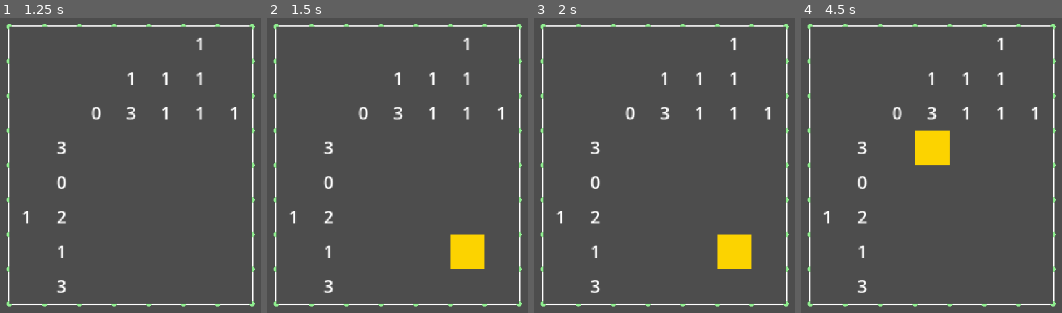
Above: before the commit, frames 1-4 (left to right).
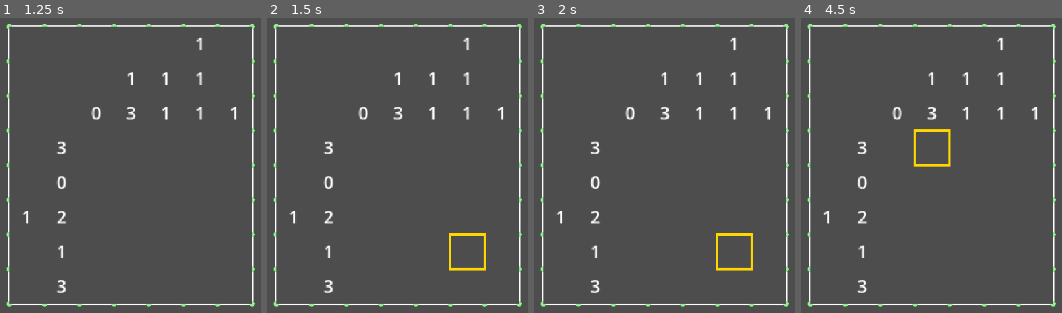
Above: after the commit, the same moments.

Repository: kennethbchen/Medical-Malpicross-Game
Game: Godot game, scene res://scenes/game.tscn
Two runs of this game, one before a commit and one after it. Both use one fixed random seed, a clock stepped at 60 frames per second and the inputs below.
Inputs (mouse positions are in pixels of both pictures, inside the frame that each line leads up to):
- Up to frame 1 (1.25 s): move the mouse to (outside the picture) at 0.52 s; press the mouse at (outside the picture) at 0.53 s
- Up to frame 2 (1.5 s): move the mouse to (481, 239) at 1.27 s; release the mouse at (481, 239) at 1.28 s; right-click (481, 239) at 1.35 s
- Up to frame 3 (2 s): no input
- Up to frame 4 (4.5 s): move the mouse to (outside the picture) at 2.02 s; press the mouse at (outside the picture) at 2.03 s; tap Enter at 2.75, 4.25 s; move the mouse to (outside the picture) at 2.77 s; release the mouse at (outside the picture) at 2.78 s; right-click (outside the picture) at 2.85 s; tap Space at 3.5 s; move the mouse to (outside the picture) at 3.52 s; press the mouse at (outside the picture) at 3.53 s; move the mouse to (934, 147) at 4.27 s; release the mouse at (934, 147) at 4.28 s; right-click (934, 147) at 4.35 s

Frame 1 is identical in both runs. In frame 2, 1.7% of the frame differs, in the area x 69-84%, y 72-86%; in frame 3, 1.7%; in frame 4, 1.7%.

Commit message:
Made cursor hollow rectangle

Diff:
--- a/scenes/game.tscn
+++ b/scenes/game.tscn
@@ -1,10 +1,11 @@
-[gd_scene load_steps=7 format=3 uid="uid://hwsx8i5h37ma"]
+[gd_scene load_steps=8 format=3 uid="uid://hwsx8i5h37ma"]
 
 [ext_resource type="Script" uid="uid://cn331p8wooovl" path="res://scripts/simulation/point_grid.gd" id="1_uwrxv"]
 [ext_resource type="Script" uid="uid://clnv3gpmlj01o" path="res://scripts/puzzle_grid.gd" id="1_yqjtg"]
 [ext_resource type="Script" uid="uid://1kiapugm7kgr" path="res://scripts/util/debug_commands.gd" id="3_lnu2h"]
 [ext_resource type="Script" uid="uid://s5lgnr5qn5q2" path="res://scripts/resources/grid_mesh.gd" id="4_lbhrr"]
 [ext_resource type="Script" uid="uid://dra4lijujrmwu" path="res://scripts/puzzle_viewport.gd" id="5_p57ef"]
+[ext_resource type="Script" uid="uid://cdsemgxjyhjng" path="res://scripts/cursor.gd" id="6_p57ef"]
 
 [sub_resource type="ViewportTexture" id="ViewportTexture_iywne"]
 viewport_path = NodePath("PuzzleViewport")
@@ -31,11 +32,13 @@
 size = Vector2i(96, 101)
 script = ExtResource("5_p57ef")
 
-[node name="ColorRect" type="ColorRect" parent="PuzzleViewport"]
-clip_contents = true
-offset_right = 32.0
-offset_bottom = 32.0
-color = Color(0.986582, 0.827973, 0, 1)
+[node name="Cursor" type="Control" parent="PuzzleViewport"]
+top_level = true
+layout_mode = 3
+anchors_preset = 0
+offset_right = 40.0
+offset_bottom = 40.0
+script = ExtResource("6_p57ef")
 
 [node name="PuzzleUIContainer" type="Control" parent="PuzzleViewport"]
 layout_mode = 3
--- /dev/null
+++ b/scripts/cursor.gd
@@ -0,0 +1,23 @@
+extends Control
+
+@export var color: Color = Color.GOLD
+@export var width: float = 2
+
+var cursor_size_px: int = 32
+
+var cursor_position: Vector2
+
+func _process(delta: float) -> void:
+	queue_redraw()
+
+func set_cursor_position(pos: Vector2) -> void:
+	cursor_position = pos
+
+func _draw() -> void:
+
+	if not visible: return
+
+	# Highlight input cell
+	var cur_size = Vector2(cursor_size_px, cursor_size_px)
+	var rect: Rect2 = Rect2(cursor_position, cur_size)
+	draw_rect(rect, color, false, width)
--- a/scripts/puzzle_viewport.gd
+++ b/scripts/puzzle_viewport.gd
@@ -2,7 +2,7 @@
 
 @onready var ui_container: Control = $PuzzleUIContainer
 
-@onready var cursor: Control = $ColorRect
+@onready var cursor: Control = $Cursor
 
 var current_puzzle: Puzzle
 
@@ -61,7 +61,7 @@
 
 		# Need to swizzle (row, col) -> (col, row)
 		var coord = current_puzzle.input_to_board_coordinate(selected_cell)
-		cursor.position = Vector2i(coord.y, coord.x) * cell_size_px
+		cursor.set_cursor_position(Vector2i(coord.y, coord.x) * cell_size_px)
 
 func highlight_cell(coordinate) -> void:
 	selected_cell = coordinate
Not shown, added: scripts/cursor.gd.uid
